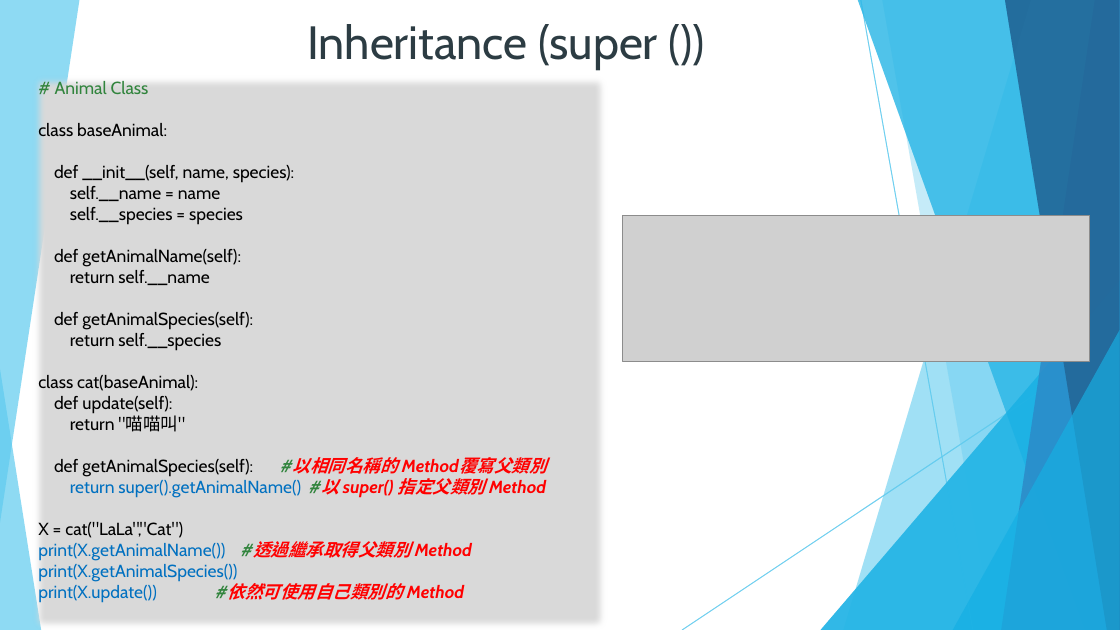
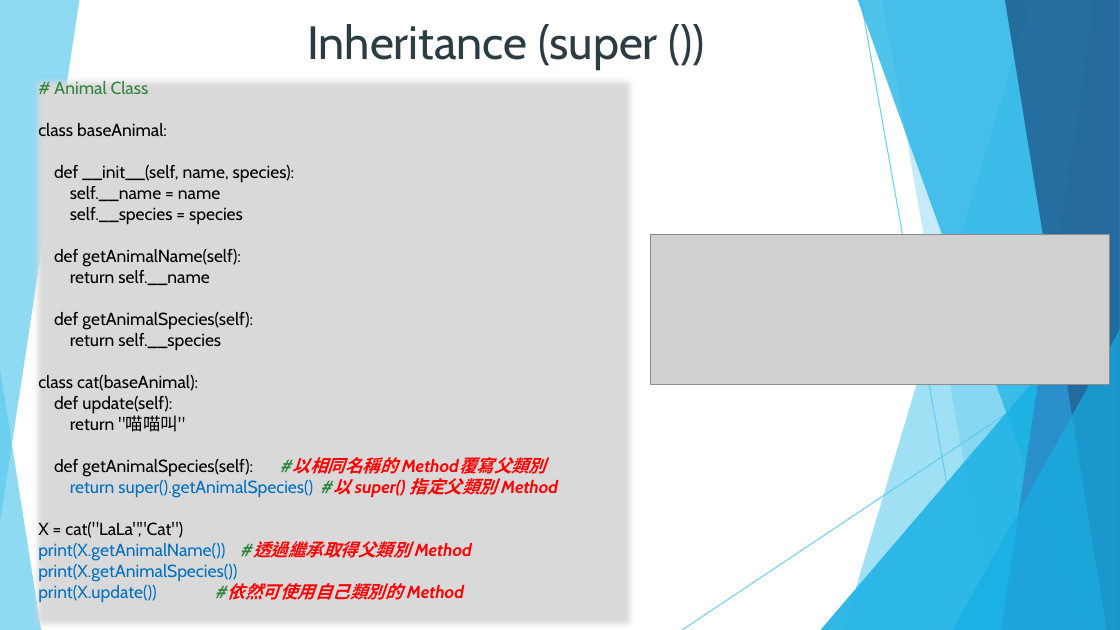
Before and after one commit to DavidChu0424/PythonIntroduction, a slide deck: slide 95 of Python Introduction.pptx. Drawn at 1120x630 pixels with LibreOffice and Linux fonts; fonts in the diff are those of the drawing; grey boxes stand for pictures. Boxes give left, top, right and bottom in pixels: in the first picture for what was removed or moved away, otherwise in the second. Text is boxed around its words. In the diff, an @@ line names an element or a change of style, - is before the commit and + after.

```diff
--- a/Python Introduction.pptx
+++ b/Python Introduction.pptx
@@ picture: place and size @@
-picture at [623, 216, 1090, 361]
+picture at [650, 234, 1110, 385]
@@ text at [70, 478, 558, 498]: text changed @@
-return super().getAnimalName() #以 super() 指定父類別 Method
+return super().getAnimalSpecies() #以 super() 指定父類別 Method
```
Also in this commit, not shown: 1 other slide changed.
